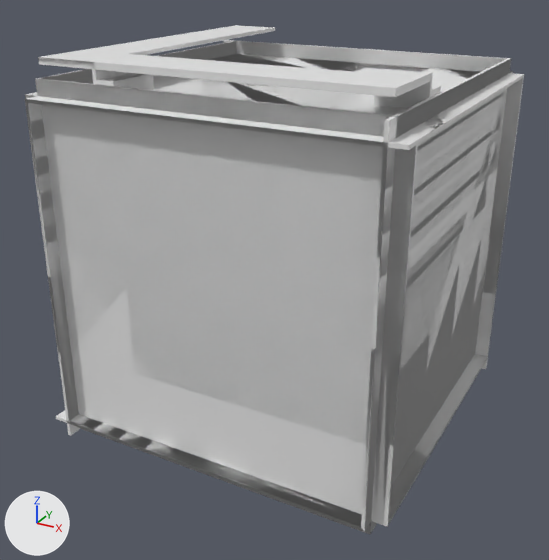
One commit to the FBX model Assets/Models/tiles/building_tiles.fbx: the scene before it, then after it.
One viewpoint serves both versions: a 50 mm lens placed at (0.947, -1.822, 0.792), pointed at (-0.021, -0.063, -0.087). The lights are fixed; the arrows at lower left show +X, +Y and +Z. Where no turn or scale is listed for an object, it has been applied to the vertices. Vertices at the same position are counted once.

Script lines for the objects in view, before the commit:
```python
me_cube_007 = bpy.data.meshes.new('Cube.007')
me_cube_007.from_pydata(...)  # 230 vertices, 228 faces; spans x -0.45..0.45, y -0.45..0.45, z -0.45..0.55
me_cube_009 = bpy.data.meshes.new('Cube.009')
me_cube_009.from_pydata(...)  # 48 vertices, 52 faces; spans x -0.5..0.5, y -0.5..0.5, z -0.459..0.459
me_cube_057 = bpy.data.meshes.new('Cube.057')
me_cube_057.from_pydata(...)  # 56 vertices, 62 faces; spans x -0.5..0.5, y -0.5..0.5, z -0.459..0.5
ob_4junction_horizontal = bpy.data.objects.new('4junction_horizontal', me_cube_009)
ob_4junction_horizontal.location = (0.0, 0.0, 0.0)
ob_5junction_up = bpy.data.objects.new('5junction_up', me_cube_057)
ob_5junction_up.location = (0.0, 0.0, 0.0)
ob_stairs = bpy.data.objects.new('stairs', me_cube_007)
ob_stairs.location = (0.0, 0.0, 0.0)
# also in view: '5junction_horizontal' at (0.021, 0.0, 0.0); 'turn_down' at (0.0, -0.021, -0.021); 'stairs3p' at (0.0, 0.0, 0.05); 'Tjunction_up' at (0.0, 0.0, 0.021); 'Tjunction_horizontal' at (0.021, 0.0, 0.0)
```
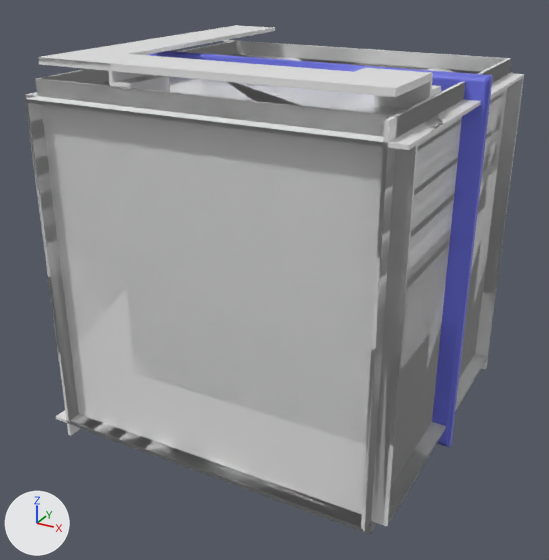
Where the change shows, as pixel boxes [x1, y1, x2, y2] in the pictures (549 x 560 px; the box of a moved part takes in the faces that stretch with it):
'window_tile_old', added (blue): after [148, 51, 493, 447]
'stairs', reshaped: before [38, 25, 275, 90]; after [38, 25, 275, 92]
part 1 of me_cube_007, moved or reshaped: before [87, 54, 154, 90]; after [87, 54, 170, 92]

What the commit changed:
Material 'window' (mat_window) is new.
Its base color is (0.529, 0.8, 0.485) (green #c0e7b9).
Material 'frame' (mat_frame) is new.
Its base color is (0.154, 0.17, 0.8) (blue #6d73e7).
me_cube_007 is used by ob_stairs; location (0.0, 0.0, 0.0).
me_cube_007 had 230 vertices, 228 faces and spanned x -0.45..0.45, y -0.45..0.45, z -0.45..0.55.
me_cube_007 now has 230 vertices, 219 faces and spans x -0.45..0.45, y -0.45..0.45, z -0.45..0.55.
me_cube_007 part 1: 97 vertices removed from x -0.286..0.3, y -0.45..-0.3, z 0.045..0.55; 99 vertices added at x -0.3..0.3, y -0.45..-0.3, z 0.045..0.55.
Mesh me_cube_023 is new.
It has 108 vertices, 126 faces and spans x -0.517..0.517, y -0.005..0.015, z -0.517..0.517.
Faces by material slot: [4, 122].
It uses material mat_window (green #c0e7b9).
It uses material mat_frame (blue #6d73e7).
Object 'window_tile_old' (ob_window_tile_old) is new; it shows me_cube_023.
Its location is (0.0, 0.0, 0.0).
